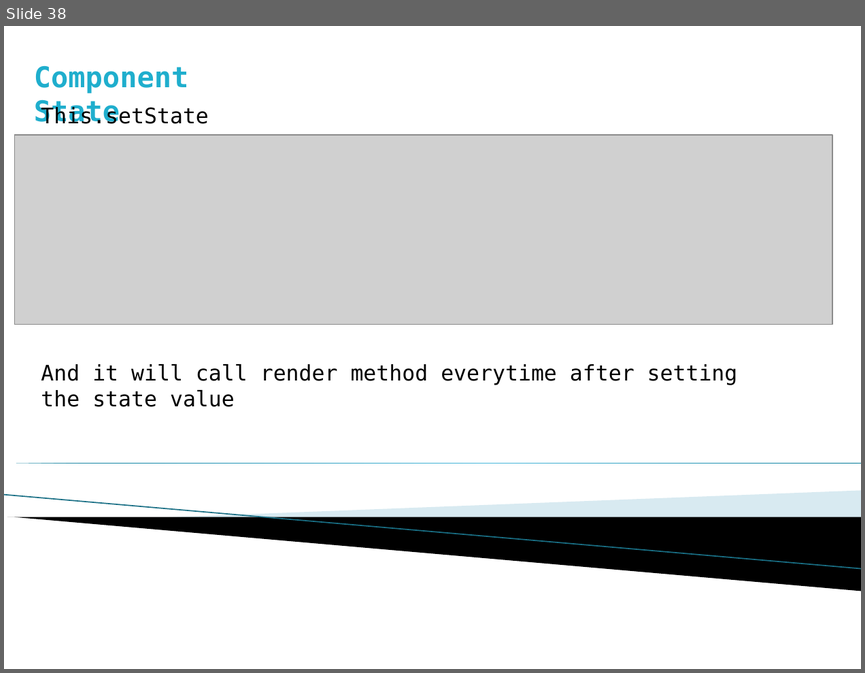
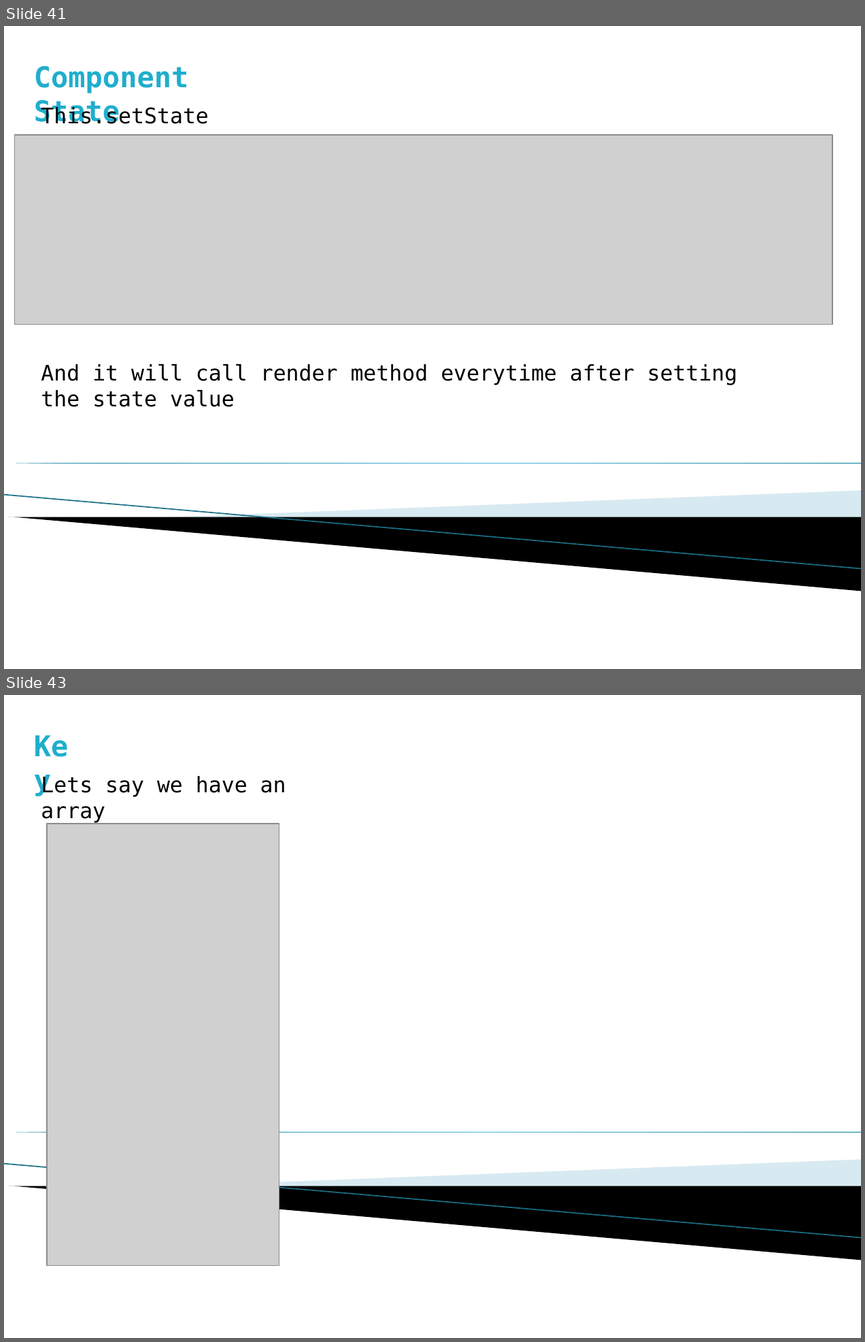
Before and after one commit to prateek3189/React-Tutorial, a slide deck: React-Tutorial.pptx. Shown one above the other, each under a label of ours: slide 38 before the commit, slides 41 and 43 after it; the slides between them are not shown. The pictures are 865x673 and 865x1342 pixels, drawn with LibreOffice and Linux fonts; fonts in the diff are those of the drawing; grey boxes stand for pictures; background and template pictures are left out. Boxes give left, top, right and bottom in pixels: in the first picture for what was removed or moved away, otherwise in the second. Text is boxed around its words. In the diff, an @@ line names an element or a change of style, - is before the commit and + after.

```diff
--- a/React-Tutorial.pptx
+++ b/React-Tutorial.pptx
@@ slide 43 added at bbox=[4, 695, 861, 1338], background #FFFFFF; not listed: 4 template elements that a slide beside it also shows @@
@@ text added at bbox=[26, 724, 92, 766], 24 pt, text #1FAECD, bold @@
+Key
@@ text added at bbox=[41, 775, 286, 823], 18 pt, text #000000 @@
+Lets say we have an array
@@ picture added at bbox=[47, 824, 279, 1266] @@
@@ what was slide 38 is now slide 41 @@
```
Also in this commit, not shown: 2 slides changed, 10 other slides added.
